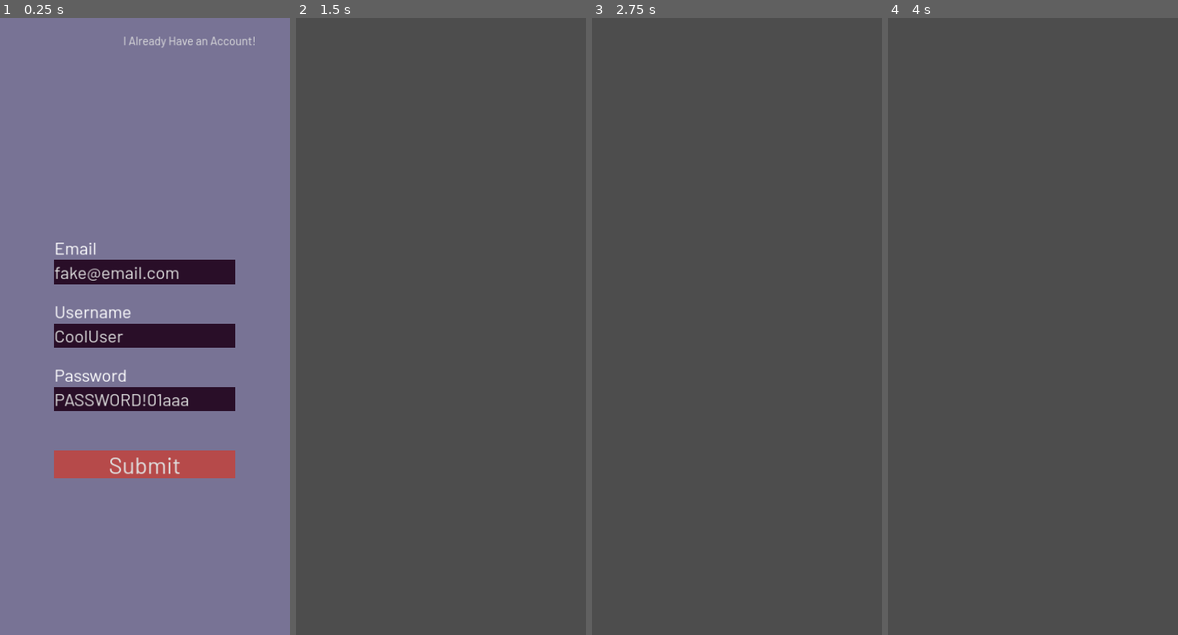
Above: before the commit, frames 1-4 (left to right).
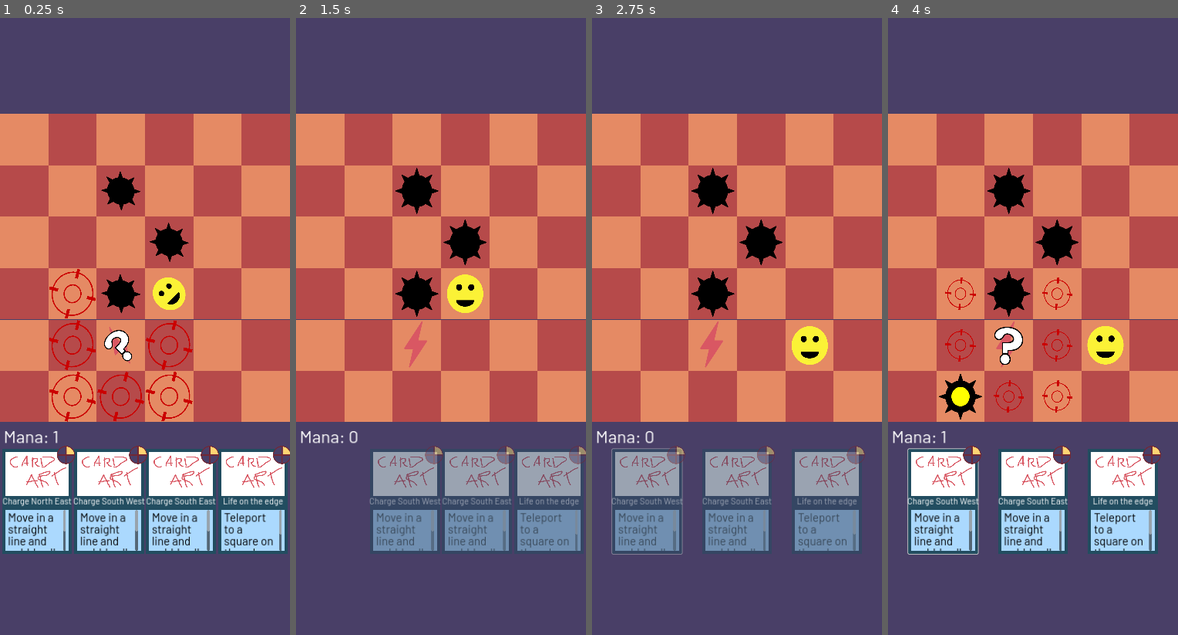
Above: after the commit, the same moments.

Repository: Boyquotes/Kumome-Godot
Game: Godot game, scene res://scenes/main.tscn
Same seed, same stepped clock (60 frames per second), same inputs: the game is played once before the commit and once after it.
Inputs (mouse positions are in pixels of both pictures, inside the frame that each line leads up to):
- Up to frame 1 (0.25 s): no input
- Up to frame 2 (1.5 s): click (484, 42) at 0.5 s, where only the run before the commit has a clickable "I Already Have an Account!"; click (333, 499) at 1.27 s
- Up to frame 3 (2.75 s): click (647, 499) at 2.02 s
- Up to frame 4 (4 s): click (943, 499) at 2.77 s; move the mouse to (1096, 295) at 3.52 s; click (1096, 295) at 3.67 s

The runs differ from the first frame. In frame 1, 100% of the frame differs, in the area x 0-100%, y 0-100%; in frame 2, 97%; in frame 3, 97%; in frame 4, 100%.
Error before the commit: Cannot call method 'connect' on a null value. (res://scripts/main.gd:26)

Commit message:
New Card System

Diff:
--- a/resources/data.json
+++ b/resources/data.json
@@ -49,6 +49,11 @@
 				{
 					"typeStr": "6:Modifiers",
 					"name": "modifier_3",
+					"display": null
+				},
+				{
+					"typeStr": "1",
+					"name": "Notes",
 					"display": null
 				}
 			],
@@ -63,7 +68,8 @@
 					"modifier_2": "_",
 					"action_3": "_",
 					"modifier_3": "_",
-					"active": true
+					"active": true,
+					"Notes": ""
 				},
 				{
 					"title": "Double Step",
@@ -75,7 +81,8 @@
 					"modifier_2": "_",
 					"action_3": "_",
 					"modifier_3": "_",
-					"active": true
+					"active": true,
+					"Notes": ""
 				},
 				{
 					"title": "Double Mine",
@@ -87,11 +94,12 @@
 					"modifier_2": "_",
 					"action_3": "_",
 					"modifier_3": "_",
-					"active": true
+					"active": true,
+					"Notes": ""
 				},
 				{
 					"title": "Pickup the trash",
-					"cost": 2,
+					"cost": 1,
 					"description": "move and remove a mine",
 					"action_1": "move",
 					"modifier_1": "_",
@@ -99,11 +107,12 @@
 					"modifier_2": "_",
 					"action_3": "_",
 					"modifier_3": "_",
-					"active": true
+					"active": true,
+					"Notes": ""
 				},
 				{
 					"title": "Beam me Up",
-					"cost": 2,
+					"cost": 1,
 					"description": "teleport to any square",
 					"action_1": "target",
 					"modifier_1": "SELF",
@@ -111,11 +120,12 @@
 					"modifier_2": "_",
 					"action_3": "_",
 					"modifier_3": "_",
-					"active": true
+					"active": true,
+					"Notes": ""
 				},
 				{
 					"title": "Escape Plan",
-					"cost": 2,
+					"cost": 1,
 					"description": "remove a mine then move",
 					"action_1": "unmine",
 					"modifier_1": "_",
@@ -123,23 +133,25 @@
 					"modifier_2": "_",
 					"action_3": "_",
 					"modifier_3": "_",
-					"active": true
+					"active": true,
+					"Notes": ""
 				},
 				{
 					"title": "I love you",
-					"cost": 3,
+					"cost": 1,
 					"description": "teleport to a square adjacent to another player",
 					"action_1": "target",
 					"modifier_1": "SELF",
 					"action_2": "teleport",
-					"modifier_2": "PLAYER",
-					"action_3": "_",
-					"modifier_3": "_",
-					"active": true
+					"modifier_2": "OTHER",
+					"action_3": "_",
+					"modifier_3": "_",
+					"active": true,
+					"Notes": ""
 				},
 				{
 					"title": "Bubble",
-					"cost": 2,
+					"cost": 1,
 					"description": "move a mine anywhere on the board",
 					"action_1": "unmine",
 					"modifier_1": "_",
@@ -147,11 +159,12 @@
 					"modifier_2": "_",
 					"action_3": "_",
 					"modifier_3": "_",
-					"active": true
+					"active": true,
+					"Notes": ""
 				},
 				{
 					"title": "Charge North",
-					"cost": 2,
+					"cost": 1,
 					"description": "Move in a straight line and gobble all mines along the way!",
 					"action_1": "charge",
 					"modifier_1": "N",
@@ -159,11 +172,12 @@
 					"modifier_2": "_",
 					"action_3": "_",
 					"modifier_3": "_",
-					"active": true
+					"active": true,
+					"Notes": ""
 				},
 				{
 					"title": "Charge South",
-					"cost": 2,
+					"cost": 1,
 					"description": "Move in a straight line and gobble all mines along the way!",
 					"action_1": "charge",
 					"modifier_1": "S",
@@ -171,11 +185,12 @@
 					"modifier_2": "_",
 					"action_3": "_",
 					"modifier_3": "_",
-					"active": true
+					"active": true,
+					"Notes": ""
 				},
 				{
 					"title": "Charge West",
-					"cost": 2,
+					"cost": 1,
 					"description": "Move in a straight line and gobble all mines along the way!",
 					"action_1": "charge",
 					"modifier_1": "W",
@@ -183,11 +198,12 @@
 					"modifier_2": "_",
 					"action_3": "_",
 					"modifier_3": "_",
-					"active": true
+					"active": true,
+					"Notes": ""
 				},
 				{
 					"title": "Charge East",
-					"cost": 2,
+					"cost": 1,
 					"description": "Move in a straight line and gobble all mines along the way!",
 					"action_1": "charge",
 					"modifier_1": "E",
@@ -195,11 +211,12 @@
 					"modifier_2": "_",
 					"action_3": "_",
 					"modifier_3": "_",
-					"active": true
+					"active": true,
+					"Notes": ""
 				},
 				{
 					"title": "Charge North West",
-					"cost": 2,
+					"cost": 1,
 					"description": "Move in a straight line and gobble all mines along the way!",
 					"action_1": "charge",
 					"modifier_1": "NW",
@@ -207,11 +224,12 @@
 					"modifier_2": "_",
 					"action_3": "_",
 					"modifier_3": "_",
-					"active": true
+					"active": true,
+					"Notes": ""
 				},
 				{
 					"title": "Charge North East",
-					"cost": 2,
+					"cost": 1,
 					"description": "Move in a straight line and gobble all mines along the way!",
 					"action_1": "charge",
 					"modifier_1": "NE",
@@ -219,11 +237,12 @@
 					"modifier_2": "_",
 					"action_3": "_",
 					"modifier_3": "_",
-					"active": true
+					"active": true,
+					"Notes": ""
 				},
 				{
 					"title": "Charge South West",
-					"cost": 2,
+					"cost": 1,
 					"description": "Move in a straight line and gobble all mines along the way!",
 					"action_1": "charge",
 					"modifier_1": "SW",
@@ -231,11 +250,12 @@
 					"modifier_2": "_",
 					"action_3": "_",
 					"modifier_3": "_",
-					"active": true
+					"active": true,
+					"Notes": ""
 				},
 				{
 					"title": "Charge South East",
-					"cost": 2,
+					"cost": 1,
 					"description": "Move in a straight line and gobble all mines along the way!",
 					"action_1": "charge",
 					"modifier_1": "SE",
@@ -243,11 +263,12 @@
 					"modifier_2": "_",
 					"action_3": "_",
 					"modifier_3": "_",
-					"active": true
+					"active": true,
+					"Notes": ""
 				},
 				{
 					"title": "Life on the edge",
-					"cost": 2,
+					"cost": 1,
 					"description": "Teleport to a square on the edge of the board",
 					"action_1": "target",
 					"modifier_1": "SELF",
@@ -255,47 +276,51 @@
 					"modifier_2": "EDGE",
 					"action_3": "_",
 					"modifier_3": "_",
-					"active": true
+					"active": true,
+					"Notes": ""
 				},
 				{
 					"title": "Roll the dice",
-					"cost": 2,
+					"cost": 1,
 					"description": "Teleport to a random square",
 					"action_1": "target",
-					"modifier_1": "PLAYER",
+					"modifier_1": "SELF",
 					"action_2": "teleport",
 					"modifier_2": "RANDOM",
 					"action_3": "_",
 					"modifier_3": "_",
-					"active": true
+					"active": true,
+					"Notes": ""
 				},
 				{
 					"title": "You love me",
-					"cost": 3,
+					"cost": 1,
 					"description": "Teleport target to an adjacent square",
 					"action_1": "target",
-					"modifier_1": "PLAYER",
+					"modifier_1": "OTHER",
 					"action_2": "teleport",
 					"modifier_2": "SELF",
 					"action_3": "_",
 					"modifier_3": "_",
-					"active": true
+					"active": true,
+					"Notes": ""
 				},
 				{
 					"title": "Targeted Roll the Dice",
-					"cost": 3,
+					"cost": 1,
 					"description": "Teleport target to a random square",
 					"action_1": "target",
-					"modifier_1": "PLAYER",
+					"modifier_1": "OTHER",
 					"action_2": "teleport",
 					"modifier_2": "RANDOM",
 					"action_3": "_",
 					"modifier_3": "_",
-					"active": true
+					"active": true,
+					"Notes": ""
 				},
 				{
 					"title": "Mine swap",
-					"cost": 2,
+					"cost": 1,
 					"description": "Swap places with a mine",
 					"action_1": "swap",
 					"modifier_1": "MINE",
@@ -303,23 +328,25 @@
 					"modifier_2": "_",
 					"action_3": "_",
 					"modifier_3": "_",
-					"active": true
+					"active": true,
+					"Notes": ""
 				},
 				{
 					"title": "Wife swap",
-					"cost": 3,
+					"cost": 1,
 					"description": "Swap places with another player",
 					"action_1": "swap",
-					"modifier_1": "PLAYER",
-					"action_2": "_",
-					"modifier_2": "_",
-					"action_3": "_",
-					"modifier_3": "_",
-					"active": true
+					"modifier_1": "OTHER",
+					"action_2": "_",
+					"modifier_2": "_",
+					"action_3": "_",
+					"modifier_3": "_",
+					"active": true,
+					"Notes": ""
 				},
 				{
 					"title": "Turn invisible",
-					"cost": 3,
+					"cost": 1,
 					"description": "Other players can't see you",
 					"action_1": "invisible",
 					"modifier_1": "FOREVER",
@@ -327,11 +354,12 @@
 					"modifier_2": "_",
 					"action_3": "_",
 					"modifier_3": "_",
-					"active": true
+					"active": true,
+					"Notes": ""
 				},
 				{
 					"title": "Fog of War",
-					"cost": 3,
+					"cost": 1,
 					"description": "A heavy fog obscures your enemies' boards",
 					"action_1": "darkness",
 					"modifier_1": "FOREVER",
@@ -339,7 +367,8 @@
 					"modifier_2": "_",
 					"action_3": "_",
 					"modifier_3": "_",
-					"active": true
+					"active": true,
+					"Notes": ""
 				}
 			],
 			"separators": [],
@@ -501,7 +530,7 @@
 				},
 				{
 					"name": "PLAYER",
-					"notes": "Any player, use ALLY or ENEMY if you need specificity"
+					"notes": "Any player, use ALLY, ENEMY, or OTHER if you need specificity"
 				},
 				{
 					"name": "EMPTY",
@@ -542,6 +571,10 @@
 				{
 					"name": "FOREVER",
 					"notes": ""
+				},
+				{
+					"name": "OTHER",
+					"notes": "Any player other than yourself"
 				}
 			],
 			"separators": [],
--- a/scenes/avatar_card.tscn
+++ b/scenes/avatar_card.tscn
@@ -12,6 +12,10 @@
 offset_bottom = 288.0
 theme = ExtResource("1_3yxav")
 script = ExtResource("2_g1fh3")
+title = "Title"
+short_description = "[b]bold[/b]
+[i]italics[/i]"
+export = "{ \"art\": \"res://imgs/card_art/placeholder.png\", \"title\": \"Title\", \"cost\": 1, \"short_description\": \"[b]bold[/b]\\n[i]italics[/i]\", \"long_description\": \"\", \"notes\": \"\" }"
 
 [node name="title" type="Label" parent="."]
 layout_mode = 1
@@ -27,7 +31,7 @@
 grow_horizontal = 2
 grow_vertical = 2
 theme_override_font_sizes/font_size = 24
-text = "Super Swap!"
+text = "Title"
 horizontal_alignment = 1
 vertical_alignment = 1
 
@@ -56,16 +60,15 @@
 offset_right = -7.936
 offset_bottom = 0.0639954
 theme_override_colors/default_color = Color(0, 0, 0, 1)
-theme_override_font_sizes/normal_font_size = 16
-theme_override_font_sizes/bold_font_size = 16
-theme_override_font_sizes/italics_font_size = 16
-theme_override_font_sizes/bold_italics_font_size = 16
-theme_override_font_sizes/mono_font_size = 16
+theme_override_constants/line_separation = -6
+theme_override_font_sizes/normal_font_size = 32
+theme_override_font_sizes/bold_font_size = 32
+theme_override_font_sizes/italics_font_size = 32
+theme_override_font_sizes/bold_italics_font_size = 32
+theme_override_font_sizes/mono_font_size = 32
 bbcode_enabled = true
-text = "Swap positions with another player
-[b]bold[/b]
-[i]italics[/i]
-[b][i]bold italics[/i][/b]"
+text = "[b]bold[/b]
+[i]italics[/i]"
 
 [node name="art" type="TextureRect" parent="."]
 layout_mode = 1
--- a/scenes/main.tscn
+++ b/scenes/main.tscn
@@ -10,6 +10,18 @@
 offset_bottom = 1700.0
 mouse_filter = 2
 script = ExtResource("1_2vbht")
+saved_level = "L 0 0
+B 1 1
+B 2 2
+B 3 3
+-
+......
+..x...
+...x..
+..x1..
+..0...
+......"
+instant_play = true
 
 [node name="CanvasLayer" type="CanvasLayer" parent="."]
 
--- a/scenes/play.tscn
+++ b/scenes/play.tscn
@@ -158,4 +158,12 @@
 [node name="cards" type="Node2D" parent="."]
 position = Vector2(0, 1188)
 
+[node name="mana" type="Label" parent="."]
+layout_mode = 0
+offset_left = 10.0
+offset_top = 1123.0
+offset_right = 50.0
+offset_bottom = 1184.0
+text = "mana: 3"
+
 [connection signal="pressed" from="ui/quit" to="." method="_on_quit_pressed"]
--- a/scripts/_action.gd
+++ b/scripts/_action.gd
@@ -6,16 +6,21 @@
 
 signal finished
 
+var mod : String
 var title : String
+
+func _init(_title : String, _mod : String):
+	mod = _mod
+	title = _title
 
 # Override this in the subclass to give functionality
 func act(_pl : Player):
 	emit_signal('finished')
 
 # Useful to the subclass when overriding act()
-func do(pl : Player, what : Callable, args := []):
+func do(pl : Player, what : Callable):
 	pl.connect('finished', emit_signal.bind('finished'))
-	what.callv(args)
+	what.call()
 
 func _to_string():
-	return title
+	return '<%s %s>' % [title, mod]
--- a/scripts/_card.gd
+++ b/scripts/_card.gd
@@ -8,27 +8,31 @@
 signal selected
 
 
-
-var ACTIONS := {
-	MOVE = preload("res://scripts/actions/move.gd"),
-	MINE = preload("res://scripts/actions/mine.gd"),
-	UNMINE = preload("res://scripts/actions/unmine.gd"),
-	TELEPORT = preload("res://scripts/actions/teleport.gd")
+var actions := {
+	move = preload("res://scripts/actions/move.gd"),
+	mine = preload("res://scripts/actions/mine.gd"),
+	unmine = preload("res://scripts/actions/unmine.gd"),
+	teleport = preload("res://scripts/actions/teleport.gd"),
+	target = preload("res://scripts/actions/target.gd"),
+	charge = preload("res://scripts/actions/charge.gd"),
+	not_implemented = preload("res://scripts/actions/not_implemented.gd")
 }
 
 var queue : Array[Action] = []
 var id := randi() % 1000
 var avatar : Control
 var cost : int = 2
+var data : Dictionary
 
-func _init():
-	add_actions()
+
+func _init(_data : Dictionary):
+	data = _data
+	cost = data.cost
+	for i in range(1, 4):
+		var a = data.get('action_%s' % i, '_')
+		var m = data.get('modifier_%s' % i, '_')
+		add_action(a, m)
 	create_avatar()
-
-# Must be overridden by a subclass
-func add_actions():
-	assert(false, 'Must be overridden!')
-
 
 func create_avatar():
 	avatar = preload("res://scenes/avatar_card.tscn").instantiate()
@@ -52,5 +56,8 @@
 	queue_free()
 	return
 
-func add_action(a : Script):
-	queue.append(a.new())
+func add_action(a : String, m : String):
+	if a == '_': return
+	var action : Action = actions.get(a, actions.not_implemented).new(a, m)
+
+	queue.append(action)
--- a/scripts/_game.gd
+++ b/scripts/_game.gd
@@ -139,7 +139,8 @@
 	return mine
 
 # Is the requested point cluttered with mines/other players?
-func is_open(at : Vector2i):
+func is_open(at : Vector2i) -> bool:
+
 	for player in players:
 		if player.location == at:
 			return false
@@ -148,7 +149,10 @@
 		if mine.location == at:
 			return false
 
-	return true
+	return is_valid_spot(at)
+
+func is_valid_spot(at : Vector2i) -> bool:
+	return at.x >= 0 and at.y >= 0 and at.x < dimensions.x and at.y < dimensions.y
 
 # Get all uncluttered points
 func get_opens() -> Array[Vector2i]:
@@ -165,11 +169,58 @@
 
 	return rv
 
+func get_ray(point : Vector2i, dir : Vector2i, walls : Array[Vector2i] = get_player_spots()) -> Array[Vector2i]:
+	var rv : Array[Vector2i] = []
+
+	while is_valid_spot(point) and not point in walls:
+		rv.append(point)
+		point += dir
+
+	return rv
+
+func get_edge_spots() -> Array[Vector2i]:
+	var rv : Array[Vector2i] = []
+
+	for i in dimensions.x:
+		var a = Vector2i(i, 0)
+		var b = Vector2i(i, dimensions.y - 1)
+		if is_open(a) and not a in rv:
+			rv.append(a)
+		if is_open(b) and not b in rv:
+			rv.append(b)
+
+	for j in dimensions.y:
+		var a = Vector2i(0, j)
+		var b = Vector2i(dimensions.x - 1, j)
+		if is_open(a) and not a in rv:
+			rv.append(a)
+		if is_open(b) and not b in rv:
+			rv.append(b)
+
+	return rv
+
+func get_spots_adjacent_to_players(list : Array[Player]) -> Array[Vector2i]:
+	var rv : Array[Vector2i] = []
+	var opens = get_opens()
+	for m in opens:
+		for p in list:
+			if abs(m.x - p.location.x) <= 1 and abs(m.y - p.location.y) <= 1 and not m in rv:
+				rv.append(m)
+
+	return rv
+
 # Get all points with a mine on them
 func get_mine_spots() -> Array[Vector2i]:
 	var rv : Array[Vector2i] = []
 	for mine in mines:
 		rv.append(mine.location)
+
+	return rv
+
+func get_player_spots() -> Array[Vector2i]:
+	var rv : Array[Vector2i] = []
+	for player in players:
+		rv.append(player.location)
 
 	return rv
 
--- a/scripts/_player_abstract.gd
+++ b/scripts/_player_abstract.gd
@@ -85,7 +85,7 @@
 # By default, play the card move/mine
 func play_card():
 	mana += 1
-	add_card(preload("res://scripts/cards/move_mine.gd").new())
+	add_card(Global.get_card(0))
 	card.act(self)
 
 # Allows you to override the played card so that when you start your turn with play_card(), you
--- a/scripts/_player_local.gd
+++ b/scripts/_player_local.gd
@@ -6,7 +6,7 @@
 	REST, MOVE, PLACE, STUCK,
 
 	#Special
-	UNMINE
+	UNMINE, TARGET, CHARGE
 }
 
 var touch_spots := []
@@ -29,10 +29,7 @@
 func move():
 	avatar.thinking = true
 
-	var potentials : Array[Vector2i] = []
-	for m in game.get_opens():
-		if abs(m.x - location.x) <= 1 and abs(m.y - location.y) <= 1:
-			potentials.append(m)
+	var potentials : Array[Vector2i] = game.get_spots_adjacent_to_players([self])
 
 	if len(potentials):
 		add_touch_spots(potentials)
@@ -54,10 +51,33 @@
 
 	phase = PHASE.PLACE
 
-func teleport():
+func target(mod):
+	phase = PHASE.TARGET
+	avatar.thinking = true
+	if mod == 'SELF':
+		await avatar.get_tree().process_frame
+		await avatar.get_tree().process_frame
+
+		emit_signal('finished')
+	else:
+		push_warning('Target: %s not implemented' % mod)
+
+func teleport(mod):
 	avatar.thinking = true
 
-	var potentials : Array[Vector2i] = game.get_opens()
+	var potentials : Array[Vector2i]
+	if mod == '_':
+		potentials = game.get_opens()
+	elif mod == 'PLAYER':
+		potentials = game.get_spots_adjacent_to_players(game.players)
+	elif mod == 'OTHER':
+		var others = game.players.duplicate()
+		others.erase(self)
+		potentials = game.get_spots_adjacent_to_players(others)
+	elif mod == 'EDGE':
+		potentials = game.get_edge_spots()
+	else:
+		push_warning('Teleport to %s not implemented' % mod)
 
 	if len(potentials):
 		add_touch_spots(potentials)
@@ -76,11 +96,41 @@
 
 	phase = PHASE.UNMINE
 
-func perform_special_action(key : String, _args = null):
+func charge(mod : String):
+	phase = PHASE.CHARGE
+	avatar.thinking = true
+	var dir := Vector2i.ZERO
+
+	if 'N' in mod:
+		dir.y = -1
+	elif 'S' in mod:
+		dir.y = 1
+
+	if 'E' in mod:
+		dir.x = 1
+	elif 'W' in mod:
+		dir.x = -1
+
+	var ray : Array[Vector2i] = game.get_ray(location + dir, dir)
+	var mines : Array[Mine] = []
+	for mine in game.mines.duplicate():
+		if mine.location in ray:
+			game.remove_mine_at(mine.location)
+
+	if len(ray) > 0:
+		move_to(ray[-1])
+	else:
+		move_to(location)
+
+func perform_special_action(key : String, mod = null):
 	if key == 'unmine':
 		unmine()
 	elif key == 'teleport':
-		teleport()
+		teleport(mod)
+	elif key == 'target':
+		target(mod)
+	elif key == 'charge':
+		charge(mod)
 	else:
 		super(key)
 
@@ -91,7 +141,7 @@
 	# we can't change our mind and play a different card.
 	emit_signal('commited_to_action')
 
-	# Not that we've toouched a spot, we can't touch another, so get rid of them!
+	# Now that we've touched a spot, we can't touch another, so get rid of them!
 	clear_touch_spots()
 
 	if phase == PHASE.MOVE:
--- /dev/null
+++ b/scripts/actions/charge.gd
@@ -0,0 +1,4 @@
+extends Action
+
+func act(pl : Player):
+	do(pl, pl.perform_special_action.bind('charge', mod))
--- a/scripts/actions/mine.gd
+++ b/scripts/actions/mine.gd
@@ -1,7 +1,4 @@
 extends Action
-
-func _init():
-	title = 'Mine'
 
 func act(pl : Player):
 	do(pl, pl.place)
--- a/scripts/actions/move.gd
+++ b/scripts/actions/move.gd
@@ -1,7 +1,4 @@
 extends Action
-
-func _init():
-	title = 'Move'
 
 func act(pl : Player):
 	do(pl, pl.move)
--- /dev/null
+++ b/scripts/actions/not_implemented.gd
@@ -0,0 +1,4 @@
+extends Action
+
+func act(_pl : Player):
+	push_warning('Not implemented')
--- /dev/null
+++ b/scripts/actions/target.gd
@@ -0,0 +1,4 @@
+extends Action
+
+func act(pl : Player):
+	do(pl, pl.perform_special_action.bind('target', mod))
--- a/scripts/actions/teleport.gd
+++ b/scripts/actions/teleport.gd
@@ -1,7 +1,4 @@
 extends Action
 
-func _init():
-	title = 'Beam Me Up!'
-
 func act(pl : Player):
-	do(pl, pl.perform_special_action.bind('teleport'))
+	do(pl, pl.perform_special_action.bind('teleport', mod))
--- a/scripts/actions/unmine.gd
+++ b/scripts/actions/unmine.gd
@@ -1,7 +1,4 @@
 extends Action
-
-func _init():
-	title = 'Unmine'
 
 func act(pl : Player):
 	do(pl, pl.perform_special_action.bind('unmine'))
--- a/scripts/avatar_card.gd
+++ b/scripts/avatar_card.gd
@@ -46,25 +46,13 @@
 		refresh()
 
 func init(card : Card):
-	var titles := []
-	for action in card.queue:
-		titles.append(action.title)
-
-	if len(titles) == 1:
-		$title.text = titles[0]
-	elif len(titles) == 2 and titles[0] == titles[1]:
-		$title.text = '%s x 2' % titles[0]
-	elif len(titles) == 2:
-		$title.text = '%s + %s' % titles
-	elif  len(titles) == 3:
-		$title.text = '%s %s %s' % titles
-	else:
-		$title.text = '?'
+	title = card.data.title
+	cost = card.data.cost
+	short_description = card.data.description
 
 func refresh():
 	if not is_inside_tree(): return
 
-	print(title)
 
 	$title.text = title
 	$description.text = short_description
@@ -83,7 +71,7 @@
 
 func display(b : bool):
 	active = b
-	modulate.a = 1 if b else 0.5
+	modulate.a = 1.0 if b else 0.5
 
 func _on_button_pressed():
 	if not active: return
--- a/scripts/cards/mine_mine.gd
+++ /dev/null
@@ -1,5 +0,0 @@
-extends Card
-
-func add_actions():
-	add_action(ACTIONS.MINE)
-	add_action(ACTIONS.MINE)
--- a/scripts/cards/move_mine.gd
+++ /dev/null
@@ -1,5 +0,0 @@
-extends Card
-
-func add_actions():
-	add_action(ACTIONS.MOVE)
-	add_action(ACTIONS.MINE)
--- a/scripts/cards/move_move.gd
+++ /dev/null
@@ -1,5 +0,0 @@
-extends Card
-
-func add_actions():
-	add_action(ACTIONS.MOVE)
-	add_action(ACTIONS.MOVE)
--- a/scripts/cards/move_unmine.gd
+++ /dev/null
@@ -1,5 +0,0 @@
-extends Card
-
-func add_actions():
-	add_action(ACTIONS.MOVE)
-	add_action(ACTIONS.UNMINE)
--- a/scripts/cards/teleport.gd
+++ /dev/null
@@ -1,4 +0,0 @@
-extends Card
-
-func add_actions():
-	add_action(ACTIONS.TELEPORT)
--- a/scripts/cards/unmine_move.gd
+++ /dev/null
@@ -1,5 +0,0 @@
-extends Card
-
-func add_actions():
-	add_action(ACTIONS.UNMINE)
-	add_action(ACTIONS.MOVE)
--- a/scripts/cards/unmine_unmine.gd
+++ /dev/null
@@ -1,5 +0,0 @@
-extends Card
-
-func add_actions():
-	add_action(ACTIONS.UNMINE)
-	add_action(ACTIONS.UNMINE)
--- a/scripts/global_autoload.gd
+++ b/scripts/global_autoload.gd
@@ -20,7 +20,7 @@
 }
 
 var settings := {
-	playing_with_cards = false,
+	playing_with_cards = true,
 	special_cards_per_game = 2
 }
 
@@ -31,16 +31,16 @@
 		var file = FileAccess.open(USER_PATH, FileAccess.READ)
 		active_user = file.get_var()
 
-	var cards = get_data('Cards')
-	for card in cards:
-		print(card.title)
+func get_card(n : int) -> Card:
+	return Card.new(get_data('Cards')[n])
 
 func get_data(sheet_name : String) -> Array[Dictionary]:
 	var rv : Array[Dictionary] = []
 	for sheet in data.sheets:
 		if sheet.name == sheet_name:
 			for line in sheet.lines:
-				rv.append(line)
+				if line.active:
+					rv.append(line)
 			break
 
 	return rv
@@ -99,12 +99,12 @@
 			for i in len(line):
 				var c = line[i]
 				if c.is_valid_int():
-					var data = key[c.to_int()]
+					var dict = key[c.to_int()]
 					map.append({
 						player = true,
-						constructor = data[0],
-						color = data[1],
-						team = data[2],
+						constructor = dict[0],
+						color = dict[1],
+						team = dict[2],
 						loc = Vector2i(i, size.y)
 					})
 				elif c == 'x':
--- a/scripts/main.gd
+++ b/scripts/main.gd
@@ -1,7 +1,9 @@
 extends Control
 
+
+@export_multiline var saved_level : String
+@export var instant_play : bool
 var active_scene : SwapScene
-var saved_level : String
 var quit_to : PackedScene = preload("res://scenes/title.tscn")
 
 @onready var settings = $CanvasLayer/settings
@@ -10,8 +12,9 @@
 func _ready():
 	await get_tree().process_frame
 
-	if Global.active_user.logged_in:
-		print(Global.active_user)
+	if instant_play:
+		swap_to_scene(preload("res://scenes/play.tscn"))
+	elif Global.active_user.logged_in:
 		swap_to_scene(preload("res://scenes/title.tscn"))
 	else:
 		swap_to_scene(preload("res://scenes/create_account.tscn"))
--- a/scripts/play.gd
+++ b/scripts/play.gd
@@ -12,14 +12,14 @@
 var win_record := {}
 
 # Hard coded for testing purposes. Obviously there's a better way to do it!
-var deck := [
-	preload("res://scripts/cards/teleport.gd").new(),
-	preload("res://scripts/cards/mine_mine.gd").new(),
-	preload("res://scripts/cards/move_move.gd").new(),
-	preload("res://scripts/cards/unmine_move.gd").new(),
-]
+var deck : Array[Card] = []
 
 func _ready():
+
+	var first_card = 9+4
+	for i in range(first_card, first_card + 4):
+		deck.append(Global.get_card(i))
+
 	add_cards()
 	space_cards()
 
@@ -62,8 +62,17 @@
 func on_turn_start(player : Player):
 	space_cards()
 	show_cards(player is PlayerHuman)
+	update_mana()
+
+func update_mana():
+	if not game.active_player is PlayerHuman:
+		return
+
+	await get_tree().process_frame
+	$mana.text = 'Mana: %s' % game.active_player.mana
 
 func show_cards(b : bool):
+
 	for ca in $cards.get_children():
 		ca.display(b and Global.settings.playing_with_cards)
 
@@ -133,6 +142,7 @@
 func on_card_selected(card : Card):
 	var can_afford = game.active_player.card_override(card)
 	if can_afford:
+		update_mana()
 		card.avatar.queue_free()
 		show_cards(false)
 
